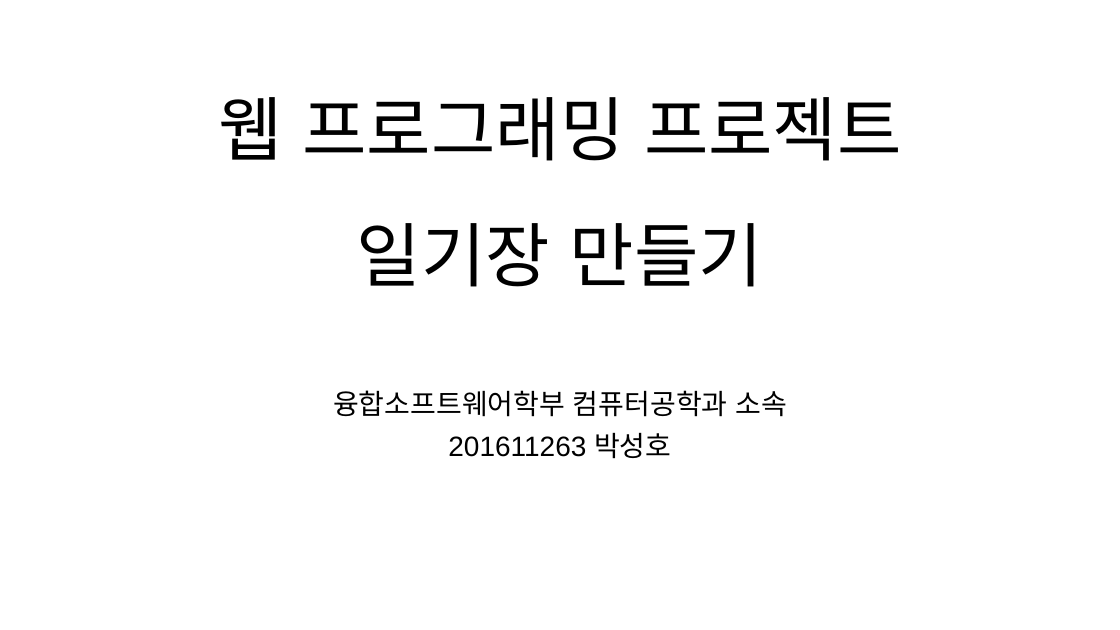
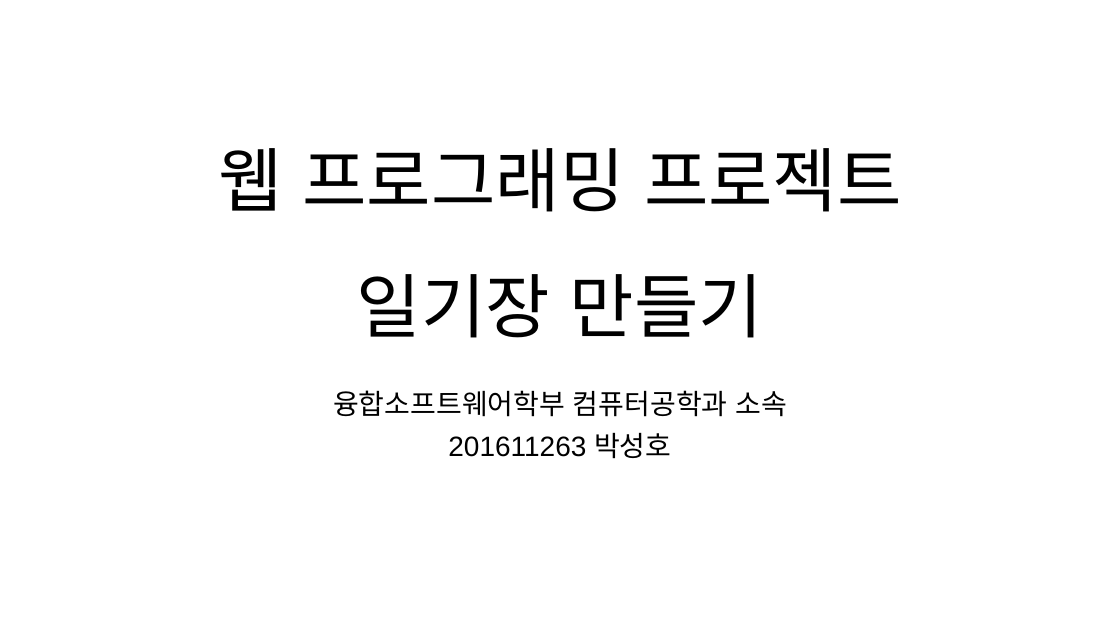
Before and after one commit to naem1023/PROJECT_webProgramming, a slide deck: slide 1 of project_doc_201611263_박성호.pptx. Drawn at 1120x630 pixels with LibreOffice and Linux fonts; fonts in the diff are those of the drawing. Boxes give left, top, right and bottom in pixels: in the first picture for what was removed or moved away, otherwise in the second. Text is boxed around its words. In the diff, an @@ line names an element or a change of style, - is before the commit and + after.

```diff
--- a/project_doc_201611263_박성호.pptx
+++ b/project_doc_201611263_박성호.pptx
@@ title "웹 프로그래밍 프로젝트 일기장 만들기": place and size @@
-title "웹 프로그래밍 프로젝트 일기장 만들기" at box(218, 97, 902, 287)
+title "웹 프로그래밍 프로젝트 일기장 만들기" at box(218, 148, 902, 338)
```
Also in this commit, not shown: 2 other slides changed, 4 slides added, 4 other files.
